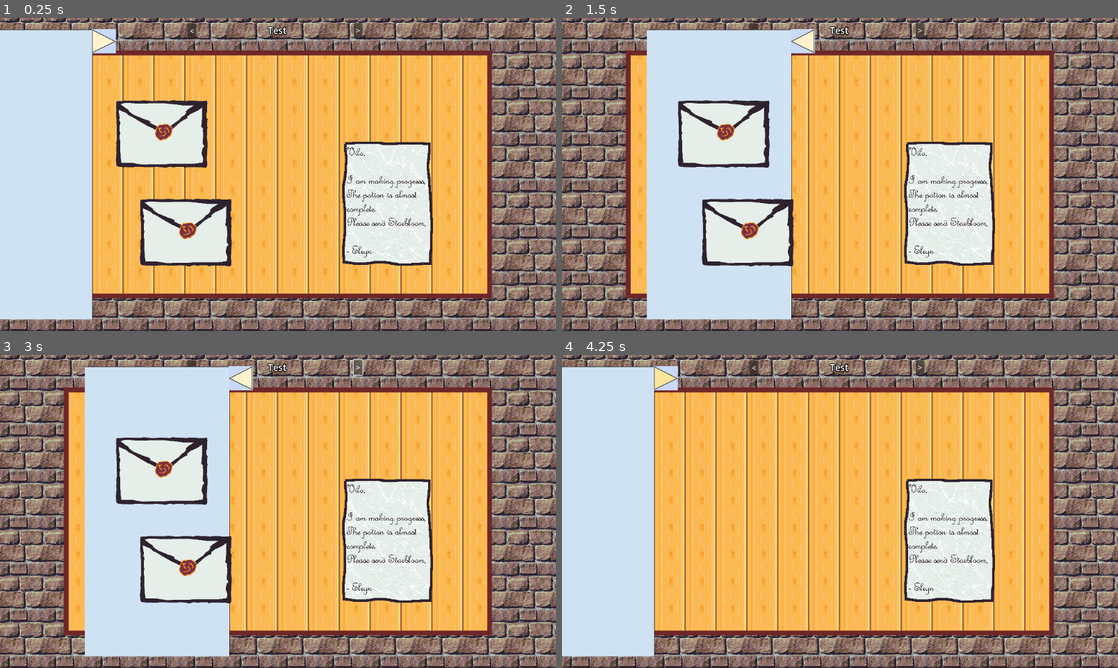
Above: before the commit, frames 1-4 (two rows, left to right).
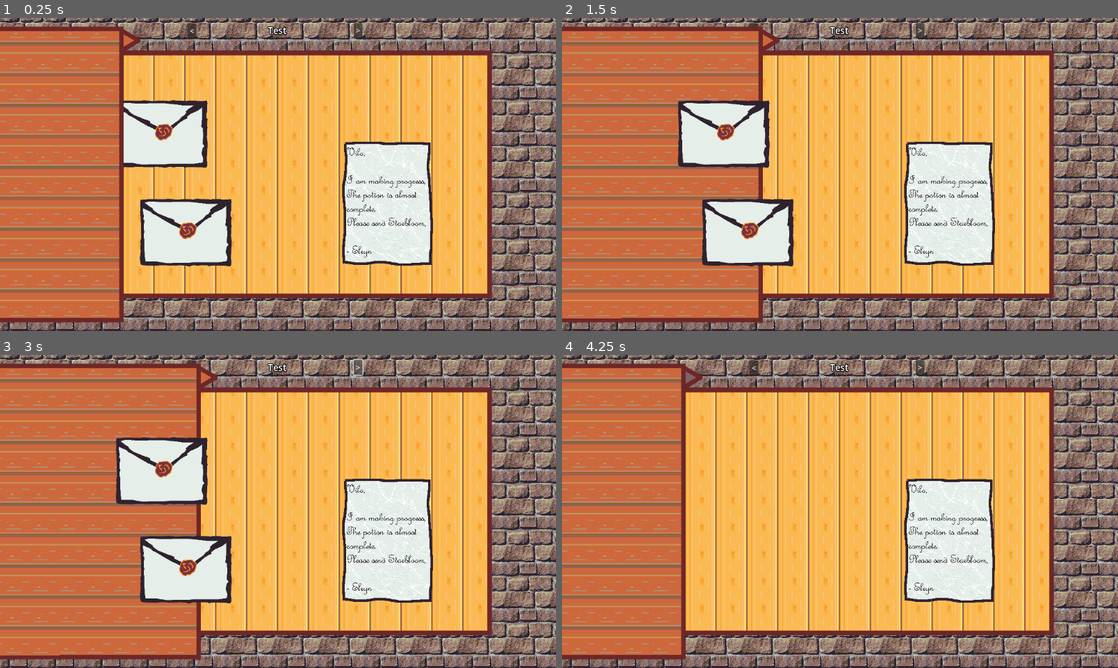
Above: after the commit, the same moments.

Repository: diegofdz333/the-alchemist
Game: Godot game, scene res://scenes/Main.tscn
Two runs of this game, one before a commit and one after it. Both use one fixed random seed, a clock stepped at 60 frames per second and the inputs below.
Inputs (mouse positions are in pixels of both pictures, inside the frame that each line leads up to; where the layout moved, square brackets give the same spot in the first picture):
- Up to frame 1 (0.25 s): no input
- Up to frame 2 (1.5 s): click (695, 39) [667, 39] at 0.5 s; click (650, 183) [728, 183] at 1.25 s
- Up to frame 3 (3 s): click "<" at 2 s; click ">" at 2.75 s
- Up to frame 4 (4.25 s): click (773, 376) [801, 376] at 3.5 s

The runs differ from the first frame. In frame 1, 21% of the frame differs, in the area x 0-26%, y 2-98%; in frame 2, 32%, in the area x 0-46%, y 2-98%; in frame 3, 32%; in frame 4, 21%.

Commit message:
Retextured Side Menu

Diff:
--- a/scenes/DocumentMenu.tscn
+++ b/scenes/DocumentMenu.tscn
@@ -1,31 +1,31 @@
 [gd_scene load_steps=7 format=3 uid="uid://chajdh0arltg1"]
 
-[ext_resource type="Texture2D" uid="uid://4bqf65omwnqm" path="res://assets/menus/left_menu.png" id="1_mdk83"]
 [ext_resource type="Script" path="res://scripts/document_menu.gd" id="1_tce4k"]
-[ext_resource type="Texture2D" uid="uid://braerimpwr4d2" path="res://assets/menus/left_menu_button.png" id="2_b3qwc"]
-[ext_resource type="Texture2D" uid="uid://120e6atsyrsf" path="res://assets/menus/left_menu_button_pressed.png" id="3_ir5hi"]
-[ext_resource type="Texture2D" uid="uid://syu3f3xtkyvo" path="res://assets/menus/left_menu_button_hovered.png" id="5_j41kt"]
+[ext_resource type="Texture2D" uid="uid://c4jcoomwiqly4" path="res://assets/menus/side_menu.png" id="2_mees7"]
+[ext_resource type="Texture2D" uid="uid://ceabbp4pwh5e" path="res://assets/menus/side_menu_button.png" id="3_ik7me"]
+[ext_resource type="Texture2D" uid="uid://dxity1x162rvk" path="res://assets/menus/side_menu_button_hover.png" id="4_kpomf"]
+[ext_resource type="Texture2D" uid="uid://bwvyjps7t00g3" path="res://assets/menus/side_menu_button_pressed.png" id="5_2ilg4"]
 
 [sub_resource type="RectangleShape2D" id="RectangleShape2D_jwddy"]
-size = Vector2(298, 598)
+size = Vector2(493, 612)
 
 [node name="DocumentMenu" type="Area2D"]
 script = ExtResource("1_tce4k")
 
 [node name="Sprite2D" type="Sprite2D" parent="."]
-texture = ExtResource("1_mdk83")
+texture = ExtResource("2_mees7")
 
 [node name="CollisionShape2D" type="CollisionShape2D" parent="."]
 shape = SubResource("RectangleShape2D_jwddy")
 
 [node name="ExpandButton" type="TextureButton" parent="."]
-offset_left = 148.0
+offset_left = 247.0
 offset_top = -301.0
-offset_right = 198.0
+offset_right = 297.0
 offset_bottom = -251.0
-texture_normal = ExtResource("2_b3qwc")
-texture_pressed = ExtResource("3_ir5hi")
-texture_hover = ExtResource("5_j41kt")
+texture_normal = ExtResource("3_ik7me")
+texture_pressed = ExtResource("4_kpomf")
+texture_hover = ExtResource("5_2ilg4")
 
 [node name="OrganizeButton" type="TextureButton" parent="."]
 offset_right = 40.0
--- a/scenes/Main.tscn
+++ b/scenes/Main.tscn
@@ -48,7 +48,7 @@
 texture = ExtResource("4_gd8ix")
 
 [node name="DocumentMenu" parent="." instance=ExtResource("6_lgqyx")]
-position = Vector2(-650, 0)
+position = Vector2(-561, 16)
 
 [node name="Label" type="Label" parent="."]
 offset_left = -192.0
--- a/scripts/document_menu.gd
+++ b/scripts/document_menu.gd
@@ -19,9 +19,10 @@
 	var viewport_width = get_viewport().size.x
 	width = $Sprite2D.texture.get_width()
 	height = $Sprite2D.texture.get_height()
-	var peek = 0.02 * viewport_width
+	var peek = 0.1 * viewport_width
+	var full = 0.3 * viewport_width
 	retracted_pos = Vector2(-viewport_width / 2 - width / 2 + peek, 0)
-	expanded_pos = retracted_pos + Vector2(width - peek, 0)
+	expanded_pos = Vector2(-viewport_width / 2 - width / 2 + full, 0)
 	position = retracted_pos
 	z_index = DOCUMENT_MENU_Z
 
@@ -58,7 +59,6 @@
 
 func _on_expand_button_pressed():
 	expand_button_pressed.emit()
-	$ExpandButton.flip_h = not $ExpandButton.flip_h
 	expanded = not expanded
 	update_documents()
 
Binary file added: assets/menus/side_menu.png
Not shown, added: assets/menus/side_menu.png.import
Binary file added: assets/menus/side_menu_button.png
Not shown, added: assets/menus/side_menu_button.png.import
Binary file added: assets/menus/side_menu_button_hover.png
Not shown, added: assets/menus/side_menu_button_hover.png.import
Binary file added: assets/menus/side_menu_button_pressed.png
Not shown, added: assets/menus/side_menu_button_pressed.png.import
